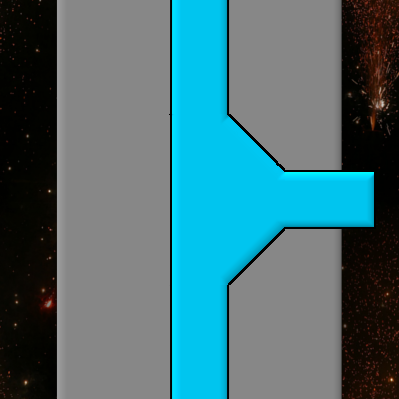
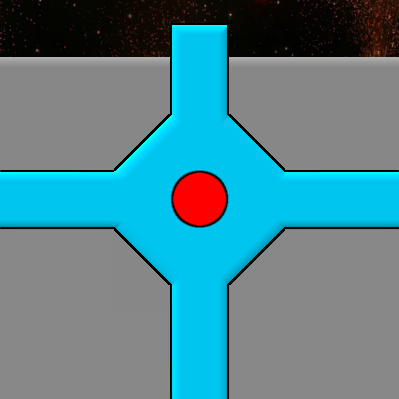
Comparing the layer stacks of the two w=399, h=399 images. Changes:
showed "Red-Dot" over [170, 170, 229, 229]
showed "Plasma-Left-Long" over [0, 169, 114, 230]
showed "Plasma-Right-Long" over [285, 169, 399, 230]
hid "Plasma-Top-Long" over [169, 0, 230, 114]
showed "Plasma-Top" over [170, 23, 228, 114]
showed "Plasma-Bottom" over [170, 321, 171, 376]
showed "Plasma-Left" over [23, 170, 114, 229]
hid "Plasma-Mid-Right" over [169, 114, 285, 285]
showed "Plasma-Mid-Full" over [114, 114, 285, 285]
hid "Tile 2" over [56, 0, 342, 399]
added layer "Tile 4" in group "Spaceship-Forms" over [0, 57, 399, 399]
